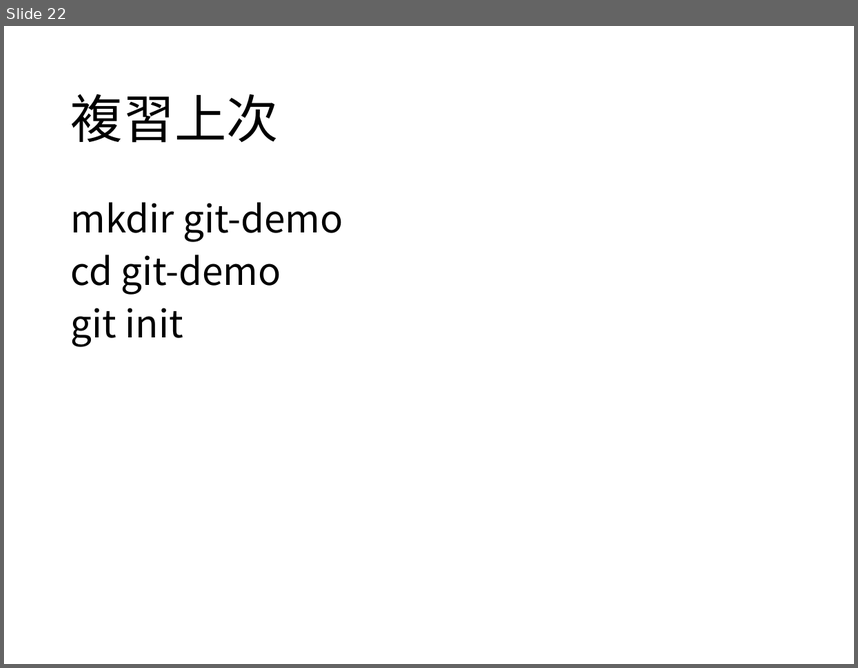
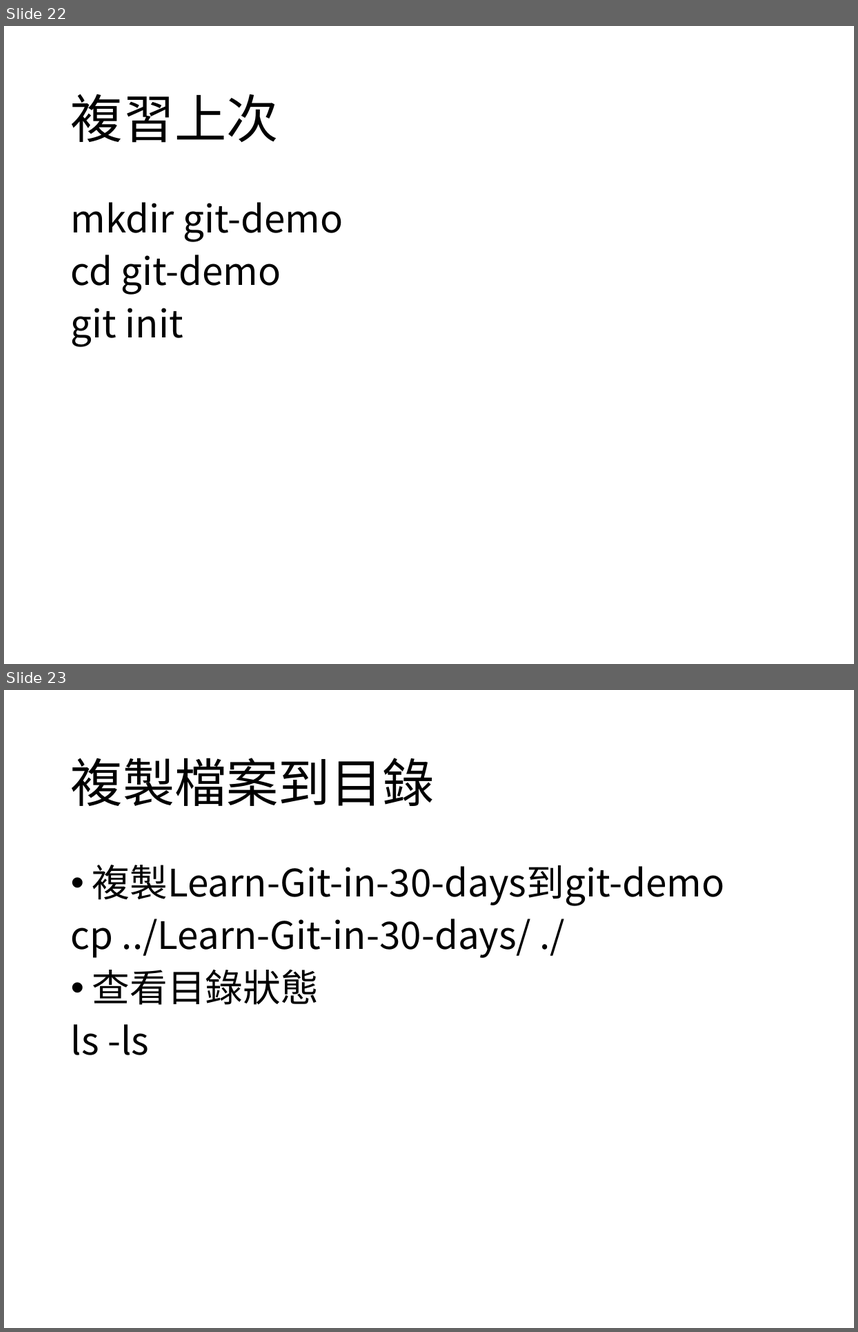
Before and after one commit to doggy8088/Learn-Git-in-30-days, a slide deck: zh-tw/Learn-Git-in-30-days.pptx. Shown one above the other, each under a label of ours: slide 22 before the commit, slides 22 and 23 after it. The pictures are 858x668 and 858x1332 pixels, drawn with LibreOffice and Linux fonts; fonts in the diff are those of the drawing. Boxes give left, top, right and bottom in pixels: in the first picture for what was removed or moved away, otherwise in the second. Text is boxed around its words. In the diff, an @@ line names an element or a change of style, - is before the commit and + after.

```diff
--- a/zh-tw/Learn-Git-in-30-days.pptx
+++ b/zh-tw/Learn-Git-in-30-days.pptx
@@ slide 23 added at (4,690,854,1328), background #FFFFFF @@
@@ text added at (71,758,435,806), 44 pt, text #000000 @@
+複製檔案到目錄
@@ text added at (71,865,725,1055), 32 pt, text #000000 @@
+• 複製Learn-Git-in-30-days到git-demo
+cp ../Learn-Git-in-30-days/ ./
+• 查看目錄狀態
+ls -ls
```
Also in this commit, not shown: 3 slides changed, 2 slides removed.
